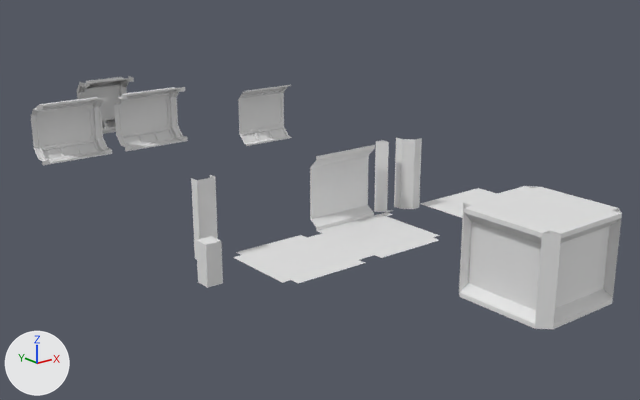
The Blender file Art/Models/Level/LevelParts.blend as it was, and as the next commit left it.
Camera for both pictures: a camera (50 mm lens) standing at (-29.1, -31.7, 15.3) and looking at (2.7, 8.1, -0.6). Lighting does not change. The marker at lower left points along +X, +Y and +Z. The older version comes first.

Before the edit, the objects in view are built like this:
```python
me_player = bpy.data.meshes.new('Player')
me_player.from_pydata(...)  # a box spanning x -0.4..0.4, y -0.4..0.4, z 0.0..2.0
me_wallpillarline = bpy.data.meshes.new('WallPillarLine')
me_wallpillarline.from_pydata([(-3.0, 3.0, -2.0), (-3.0, 2.5, -2.0), (-2.0, 3.0, -2.0), (-2.0, 2.5, -2.0), (-2.0, 3.0, 2.0), (-3.0, 3.0, 2.0), (-3.0, 2.5, 2.0), (-2.0, 2.5, 2.0)], [], [(3, 2, 4, 7), (0, 1, 6, 5), (1, 3, 7, 6)])
me_wallpillarouter = bpy.data.meshes.new('WallPillarOuter')
me_wallpillarouter.from_pydata([(3.0, 3.0, -2.0), (2.5, 3.0, -2.0), (3.0, 2.5, 2.0), (3.0, 2.5, -2.0), (3.0, 3.0, 2.0), (2.5, 3.0, 2.0)], [], [(1, 3, 2, 5), (0, 1, 5, 4), (3, 0, 4, 2)])
ob_cube = bpy.data.objects.new('Cube', me_player)
ob_cube.location = (-10.0, 0.0, 0.0)
ob_wallpillarline = bpy.data.objects.new('WallPillarLine', me_wallpillarline)
ob_wallpillarline.location = (-6.0, 0.0, 2.0)
ob_wallpillarouter_004 = bpy.data.objects.new('WallPillarOuter.004', me_wallpillarouter)
ob_wallpillarouter_004.location = (-5.0, -5.0, 2.0)
ob_wallpillarouter_004.rotation_euler = (0.0, 0.0, -1.571)  # degrees (0, 0, -90)
# also in view: 'WallPillarOuter' at (2.7, 2.8, 2.0); 'Floor.001' at (0.0, 0.0, 0.0); 'window_big_no_side_full.011' at (7.5, 20.5, 2.0); 'Floor' at (8.0, 0.0, 0.0); 'Wall.001' at (0.0, -12.2, 2.0)
```
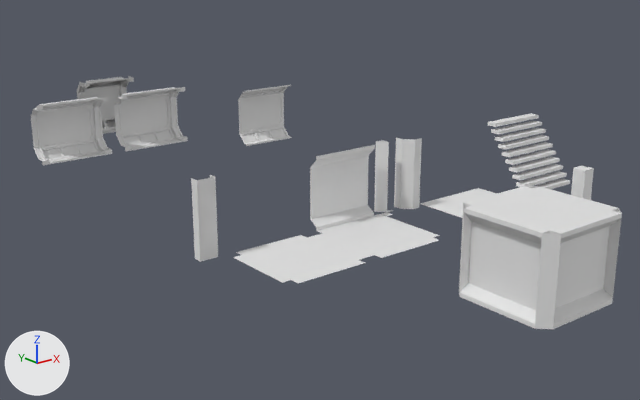
Commit message: Add straight ladders

What the commit changed:
Mesh me_stairsstraight is new.
It has 80 vertices, 60 faces and spans x -2.0..2.0, y -0.8..2.5, z -1.8..2.0.
Object 'Cube' (ob_cube) moves from (-10.0, 0.0, 0.0) to (13.0, -3.0, 0.0).
Object 'StairsStraight' (ob_stairsstraight) is new; it shows me_stairsstraight.
Its location is (13.0, 0.0, 2.0).

Boxes [x1, y1, x2, y2] around the edits, measured in the pictures (640 x 400 px):
'StairsStraight', added
    after: [488, 113, 570, 189]
'Cube', moved
    before: [196, 236, 223, 288]
    after: [571, 166, 594, 200]
